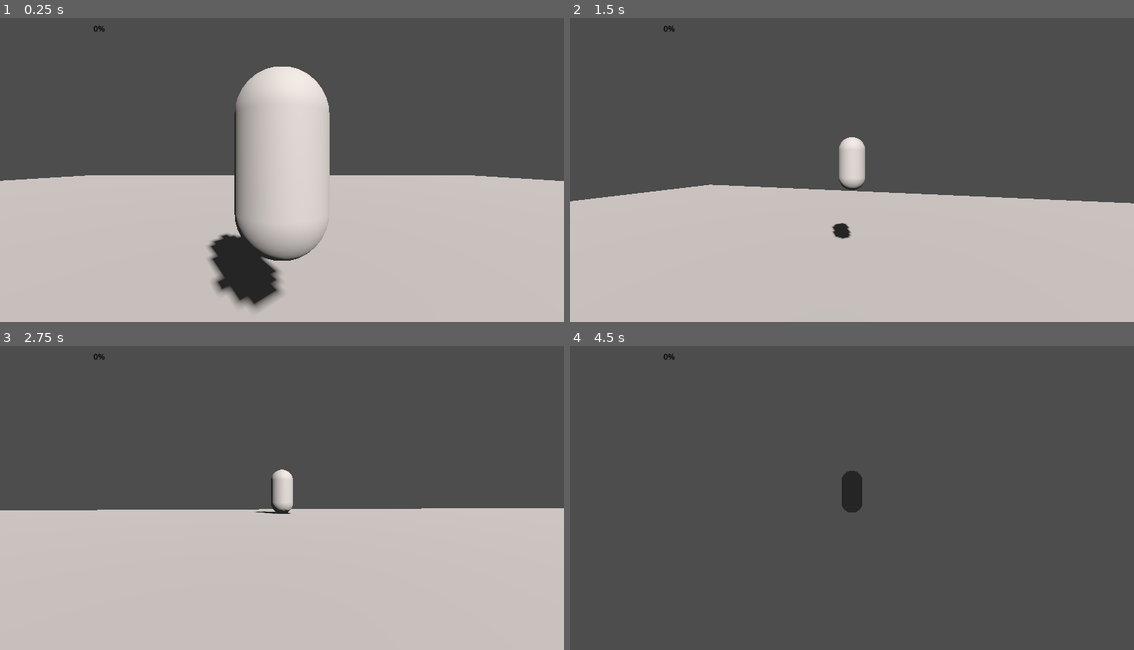
Above: before the commit, frames 1-4 (two rows, left to right).
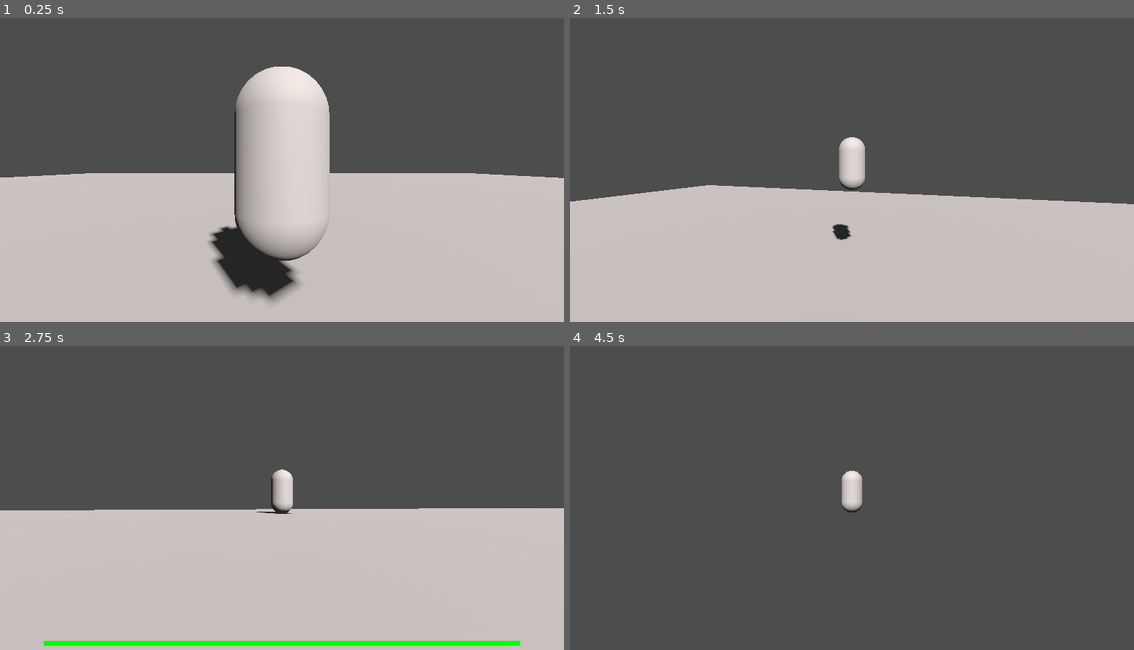
Above: after the commit, the same moments.

Repository: Into-The-Maze/arkanyx-nv
Game: Godot game, scene res://Scenes/world.tscn
The game is run twice, just before and just after one commit, with the same random seed, the same clock (stepped at 60 frames per second) and the same inputs.
Inputs (mouse positions are in pixels of both pictures, inside the frame that each line leads up to):
- Up to frame 1 (0.25 s): no input
- Up to frame 2 (1.5 s): move the mouse to (880, 160) at 0.52 s; hold Space (jump) 0.53-1.28 s; hold W (move_forward) from 0.53 s (still down); move the mouse to (823, 163) at 1.27 s; tap Space (jump) at 1.35 s
- Up to frame 3 (2.75 s): keep holding W (move_forward); tap Space (jump) at 1.52, 1.82 s; move the mouse to (293, 485) at 2.02 s; hold Space (jump) from 2.03 s (still down)
- Up to frame 4 (4.5 s): keep holding W (move_forward); move the mouse to (846, 498) at 2.77 s; release Space (jump) at 2.78 s; tap Space (jump) at 2.85, 3.02, 3.32, 4.35 s; move the mouse to (891, 494) at 3.52 s; hold Space (jump) 3.53-4.28 s; move the mouse to (806, 488) at 4.27 s

The runs differ from the first frame. In frame 1, 2.1% of the frame differs, in the area x 0-100%, y 2-97%; in frame 2, 0.2%; in frame 3, 1.4%; in frame 4, 0.5%.

Commit message:
reduce air strafing

Diff:
--- a/Scenes/character.tscn
+++ b/Scenes/character.tscn
@@ -16,7 +16,7 @@
 [sub_resource type="StyleBoxEmpty" id="StyleBoxEmpty_o1qbe"]
 
 [sub_resource type="StyleBoxFlat" id="StyleBoxFlat_a1c1c"]
-bg_color = Color(0.265788, 0.713014, 0, 1)
+bg_color = Color(0, 1, 0, 1)
 
 [node name="Character" type="CharacterBody3D"]
 transform = Transform3D(1, -0.00013557, -0.000448593, 0.000135891, 1, 0.000673232, 0.000448496, -0.000673297, 1, 0.000416755, 1, 0.00564385)
@@ -51,11 +51,18 @@
 [node name="CanvasLayer" type="CanvasLayer" parent="."]
 
 [node name="ProgressBar" type="ProgressBar" parent="CanvasLayer"]
-offset_left = 42.0
-offset_top = 34.0
-offset_right = 362.0
-offset_bottom = 61.0
-theme_override_colors/font_color = Color(0, 0, 0, 1)
+anchors_preset = 7
+anchor_left = 0.5
+anchor_top = 1.0
+anchor_right = 0.5
+anchor_bottom = 1.0
+offset_left = -487.0
+offset_top = -19.0
+offset_right = 486.0
+offset_bottom = -9.0
+grow_horizontal = 2
+grow_vertical = 0
 theme_override_styles/background = SubResource("StyleBoxEmpty_o1qbe")
 theme_override_styles/fill = SubResource("StyleBoxFlat_a1c1c")
 value = 50.0
+show_percentage = false
--- a/Scripts/Player/movement.gd
+++ b/Scripts/Player/movement.gd
@@ -2,22 +2,24 @@
 
 @export var max_speed: float = 6.0
 @export var acceleration: float = 30.0
-@export var gravity: float = 15
+@export var gravity: float = 20
 @export var max_jump_height: float = 3.0
-@export var jump_charge_max_time: float = 1
+@export var jump_charge_max_time: float = 0.5
 @export var jump_deadzone: float = 0.15
+@export var air_strafe_reduction_multiplier: float = 3
 
 @onready var camera: Camera3D = $Pivot/Camera
 @onready var jump_charge_bar: ProgressBar = $CanvasLayer/ProgressBar
 
 var jump_charge_timer: float = 0.0
+var is_jumping: bool = false
 
 func _ready() -> void:
 	pass
 
 func _process(delta: float) -> void:
 	if jump_charge_bar:
-		jump_charge_bar.value = max(0, (jump_charge_timer-jump_deadzone / jump_charge_max_time-jump_deadzone) * 100)
+		jump_charge_bar.value = max(0, ((jump_charge_timer - jump_deadzone) / (jump_charge_max_time - jump_deadzone) * 100))
 
 func _physics_process(delta: float) -> void:
 
@@ -38,30 +40,36 @@
 
 	var horizontal_velocity = Vector3(current_velocity.x, 0, current_velocity.z)
 	var target_horizontal_velocity = direction * max_speed
-	horizontal_velocity = horizontal_velocity.move_toward(target_horizontal_velocity, acceleration * delta)
+	var adjusted_acceleration = acceleration
+	if not is_on_floor():
+		adjusted_acceleration /= air_strafe_reduction_multiplier
+	horizontal_velocity = horizontal_velocity.move_toward(target_horizontal_velocity, adjusted_acceleration * delta)
 	current_velocity.x = horizontal_velocity.x
 	current_velocity.z = horizontal_velocity.z
 
 	# GRAVITY
 	if not is_on_floor():
 		current_velocity.y -= gravity * delta
+		if is_jumping && current_velocity.y < 0:
+			current_velocity.y -= gravity * delta
 	else:
 		current_velocity.y = 0
 
 	# JUMPING
 	if is_on_floor():
+		is_jumping = false
 		if Input.is_action_pressed("jump"):
-			jump_charge_timer = min(jump_charge_timer + delta, jump_charge_max_time)
+			jump_charge_timer = min(jump_charge_timer + delta, jump_charge_max_time + jump_deadzone)
 		elif Input.is_action_just_released("jump"):
-			var multiplier = 0.4
+			var multiplier = 0.5
 			var adjusted_jump_timer = jump_charge_timer - jump_deadzone
 			if adjusted_jump_timer > 0:
-				multiplier += adjusted_jump_timer
+				multiplier += pow((adjusted_jump_timer / jump_charge_max_time - jump_deadzone), 2) * 0.5
 			var jump_speed = sqrt(2 * gravity * (max_jump_height * multiplier))
 			current_velocity.y = jump_speed
+			is_jumping = true
 			jump_charge_timer = 0.0
 		else:
-			# Reset charge if no jump input is provided.
 			jump_charge_timer = 0.0
 
 	# APPLYING MOVEMENT
